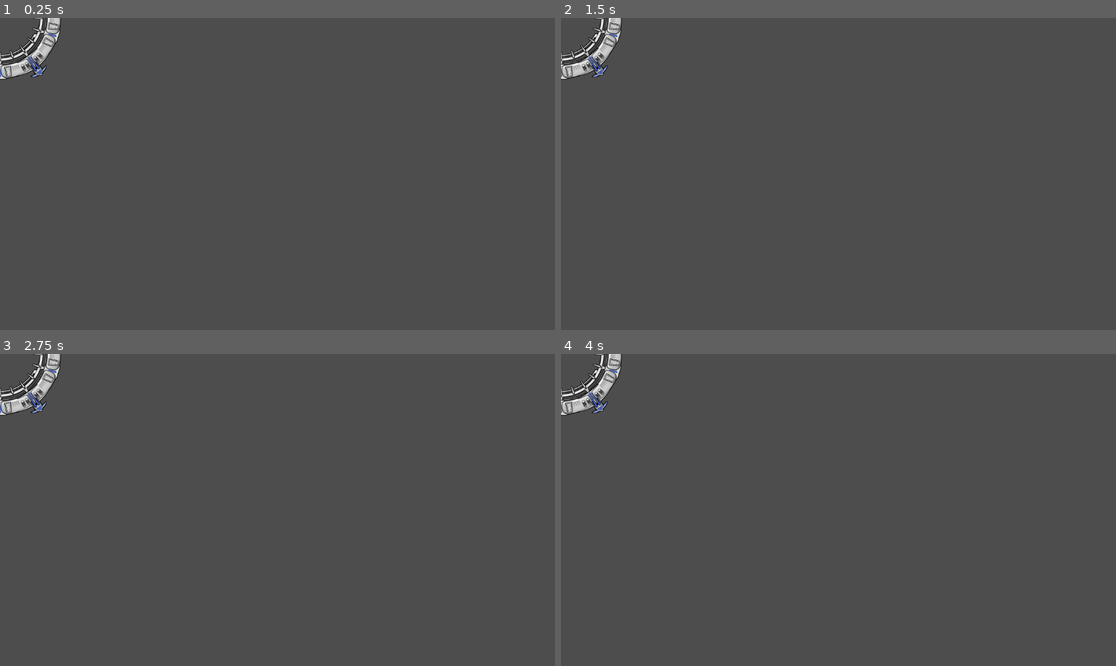
Above: before the commit, frames 1-4 (two rows, left to right).
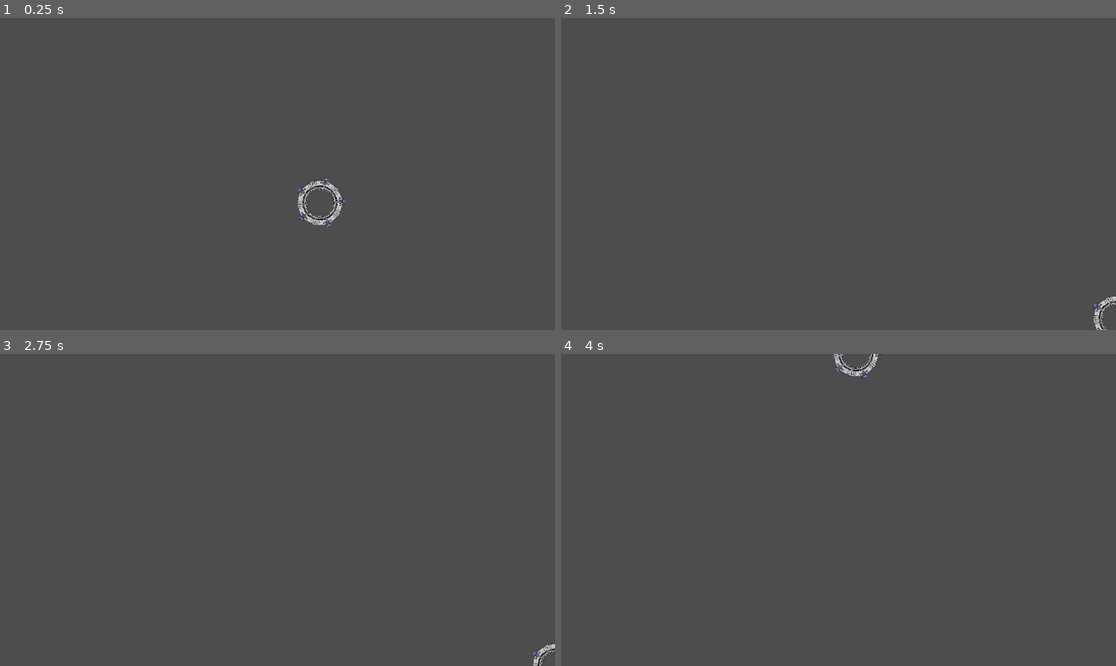
Above: after the commit, the same moments.

Repository: guykozlovskij/WireTrap
Game: Godot game, scene res://main.tscn
Same seed, same stepped clock (60 frames per second), same inputs: the game is played once before the commit and once after it. Before the commit the project has no main scene; this scene is started directly in both runs.
Inputs:
- Up to frame 1 (0.25 s): no input
- Up to frame 2 (1.5 s): hold Right (move_right, bound only after the commit) 0.53-1.28 s; hold Down (move_down, bound only after the commit) from 1.28 s (still down)
- Up to frame 3 (2.75 s): release Down (move_down, bound only after the commit) at 2.03 s; hold Right (move_right, bound only after the commit) from 2.03 s (still down)
- Up to frame 4 (4 s): release Right (move_right, bound only after the commit) at 2.78 s; hold Up (move_up, bound only after the commit) 2.78-3.53 s; hold Left (move_left, bound only after the commit) from 3.53 s (still down)

The runs differ from the first frame. In frame 1, 1.5% of the frame differs, in the area x 0-63%, y 0-68%; in frame 2, 1.1%; in frame 3, 1.1%; in frame 4, 1.2%.

Commit message:
add player movement

Diff:
--- a/main.tscn
+++ b/main.tscn
@@ -1,5 +1,6 @@
-[gd_scene load_steps=4 format=3 uid="uid://b2dfxw4dfjiau"]
+[gd_scene load_steps=5 format=3 uid="uid://b2dfxw4dfjiau"]
 
+[ext_resource type="Script" path="res://src/script/player.gd" id="1_854r5"]
 [ext_resource type="Texture2D" uid="uid://c2ac16gurd6a1" path="res://assets/player/spaceship.png" id="1_jefx5"]
 
 [sub_resource type="SpriteFrames" id="SpriteFrames_n6ocq"]
@@ -14,15 +15,17 @@
 }]
 
 [sub_resource type="CircleShape2D" id="CircleShape2D_tjoea"]
-radius = 128.004
+radius = 48.0
 
 [node name="Player" type="Area2D"]
-metadata/_edit_group_ = true
+position = Vector2(664, 384)
+script = ExtResource("1_854r5")
 
 [node name="AnimatedSprite2D" type="AnimatedSprite2D" parent="."]
-scale = Vector2(0.5, 0.5)
+scale = Vector2(0.183333, 0.183333)
 sprite_frames = SubResource("SpriteFrames_n6ocq")
-frame_progress = 0.64532
+frame_progress = 0.486167
 
 [node name="CollisionShape2D" type="CollisionShape2D" parent="."]
+scale = Vector2(0.95, 0.95)
 shape = SubResource("CircleShape2D_tjoea")
--- a/player.gd
+++ /dev/null
@@ -1,11 +0,0 @@
-extends Area2D
-
-
-# Called when the node enters the scene tree for the first time.
-func _ready():
-	pass # Replace with function body.
-
-
-# Called every frame. 'delta' is the elapsed time since the previous frame.
-func _process(delta):
-	pass
--- a/project.godot
+++ b/project.godot
@@ -11,6 +11,7 @@
 [application]
 
 config/name="WireTrap"
+run/main_scene="res://main.tscn"
 config/features=PackedStringArray("4.2", "Forward Plus")
 config/icon="res://icon.svg"
 
@@ -21,3 +22,36 @@
 [dotnet]
 
 project/assembly_name="WireTrap"
+
+[input]
+
+move_right={
+"deadzone": 0.5,
+"events": [Object(InputEventKey,"resource_local_to_scene":false,"resource_name":"","device":-1,"window_id":0,"alt_pressed":false,"shift_pressed":false,"ctrl_pressed":false,"meta_pressed":false,"pressed":false,"keycode":0,"physical_keycode":4194321,"key_label":0,"unicode":0,"echo":false,"script":null)
+]
+}
+move_left={
+"deadzone": 0.5,
+"events": [Object(InputEventKey,"resource_local_to_scene":false,"resource_name":"","device":-1,"window_id":0,"alt_pressed":false,"shift_pressed":false,"ctrl_pressed":false,"meta_pressed":false,"pressed":false,"keycode":0,"physical_keycode":4194319,"key_label":0,"unicode":0,"echo":false,"script":null)
+]
+}
+move_up={
+"deadzone": 0.5,
+"events": [Object(InputEventKey,"resource_local_to_scene":false,"resource_name":"","device":-1,"window_id":0,"alt_pressed":false,"shift_pressed":false,"ctrl_pressed":false,"meta_pressed":false,"pressed":false,"keycode":0,"physical_keycode":4194320,"key_label":0,"unicode":0,"echo":false,"script":null)
+]
+}
+move_down={
+"deadzone": 0.5,
+"events": [Object(InputEventKey,"resource_local_to_scene":false,"resource_name":"","device":-1,"window_id":0,"alt_pressed":false,"shift_pressed":false,"ctrl_pressed":false,"meta_pressed":false,"pressed":false,"keycode":0,"physical_keycode":4194322,"key_label":0,"unicode":0,"echo":false,"script":null)
+]
+}
+place_trap={
+"deadzone": 0.5,
+"events": [Object(InputEventKey,"resource_local_to_scene":false,"resource_name":"","device":-1,"window_id":0,"alt_pressed":false,"shift_pressed":false,"ctrl_pressed":false,"meta_pressed":false,"pressed":false,"keycode":0,"physical_keycode":67,"key_label":0,"unicode":99,"echo":false,"script":null)
+]
+}
+activate_trap={
+"deadzone": 0.5,
+"events": [Object(InputEventKey,"resource_local_to_scene":false,"resource_name":"","device":-1,"window_id":0,"alt_pressed":false,"shift_pressed":false,"ctrl_pressed":false,"meta_pressed":false,"pressed":false,"keycode":0,"physical_keycode":32,"key_label":0,"unicode":32,"echo":false,"script":null)
+]
+}
--- /dev/null
+++ b/src/script/player.gd
@@ -0,0 +1,30 @@
+extends Area2D
+
+@export var speed = 1200 # Pixels per second
+var screen_size # Size of the game window.
+
+
+# Called when the node enters the scene tree for the first time.
+func _ready():
+	screen_size = get_viewport_rect().size
+
+
+# Called every frame. 'delta' is the elapsed time since the previous frame.
+func _process(delta):
+	rotation += delta
+
+	var velocity = Vector2.ZERO # The player's movement vector.
+	if Input.is_action_pressed("move_right"):
+		velocity.x += 1
+	if Input.is_action_pressed("move_left"):
+		velocity.x -= 1
+	if Input.is_action_pressed("move_down"):
+		velocity.y += 1
+	if Input.is_action_pressed("move_up"):
+		velocity.y -= 1
+
+	if velocity.length() > 0:
+		velocity = velocity.normalized() * speed
+
+	position += velocity * delta
+	position = position.clamp(Vector2.ZERO, screen_size)
Not shown, changed: README.md
